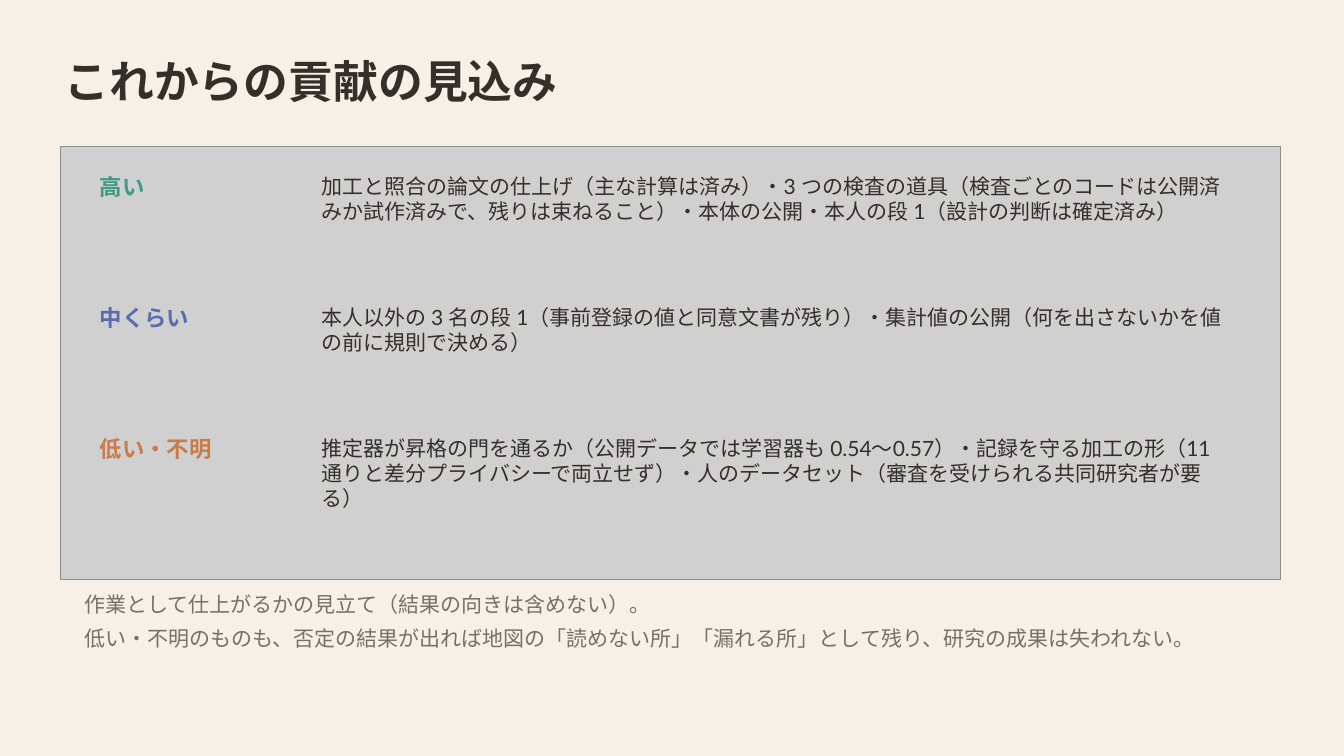
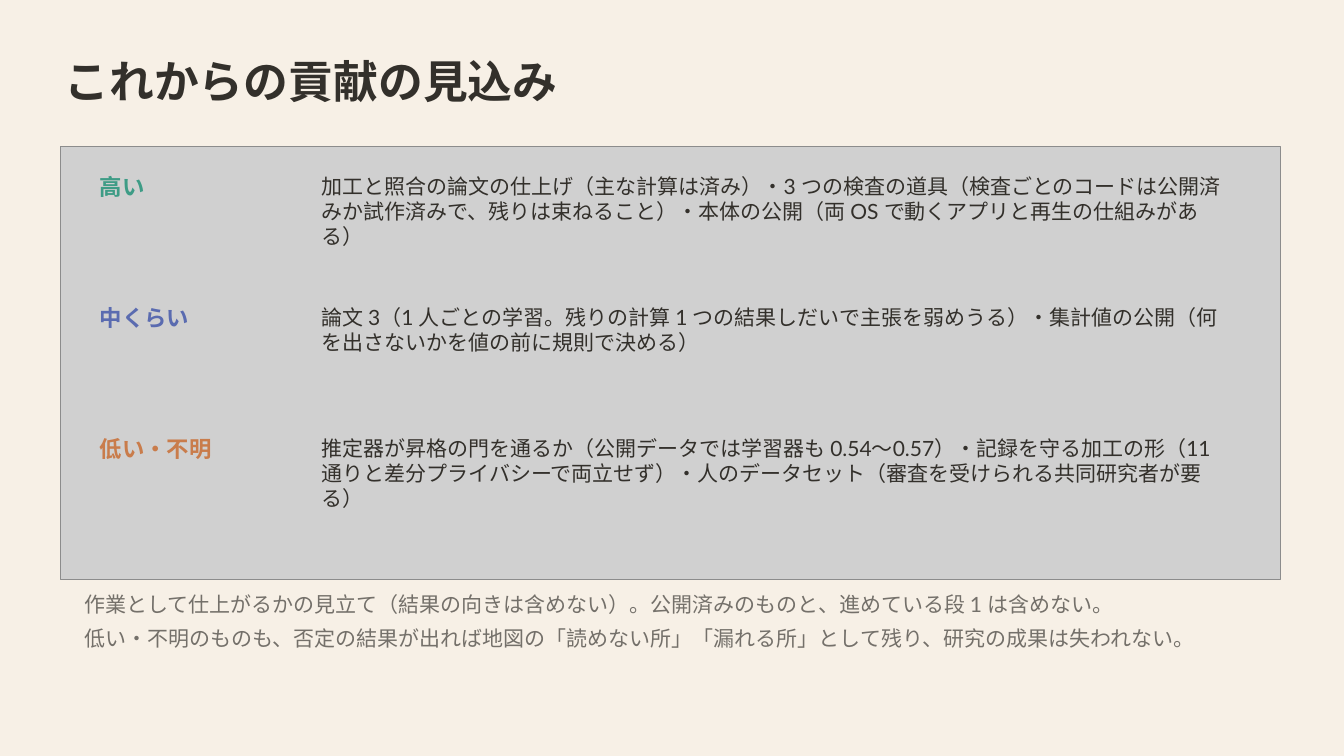
Before and after one commit to mikotomiura/GSE-prototype, a slide deck: slide 24 of docs/slides/project-overview/GSE_project_detail.pptx. Drawn at 1344x756 pixels with LibreOffice and Linux fonts; fonts in the diff are those of the drawing; grey boxes stand for pictures. Boxes give left, top, right and bottom in pixels: in the first picture for what was removed or moved away, otherwise in the second. Text is boxed around its words. In the diff, an @@ line names an element or a change of style, - is before the commit and + after.

```diff
--- a/docs/slides/project-overview/GSE_project_detail.pptx
+++ b/docs/slides/project-overview/GSE_project_detail.pptx
@@ text at (x1=322, y1=176, x2=1221, y2=246): text changed @@
-加工と照合の論文の仕上げ（主な計算は済み）・3 つの検査の道具（検査ごとのコードは公開済みか試作済みで、残りは束ねること）・本体の公開・本人の段 1（設計の判断は確定済み）
+加工と照合の論文の仕上げ（主な計算は済み）・3 つの検査の道具（検査ごとのコードは公開済みか試作済みで、残りは束ねること）・本体の公開（両 OS で動くアプリと再生の仕組みがある）
@@ text at (x1=322, y1=307, x2=1217, y2=352): text changed @@
-本人以外の 3 名の段 1（事前登録の値と同意文書が残り）・集計値の公開（何を出さないかを値の前に規則で決める）
+論文 3（1 人ごとの学習。残りの計算 1 つの結果しだいで主張を弱めうる）・集計値の公開（何を出さないかを値の前に規則で決める）
@@ text at (x1=85, y1=594, x2=1113, y2=614): text changed @@
-作業として仕上がるかの見立て（結果の向きは含めない）。
+作業として仕上がるかの見立て（結果の向きは含めない）。公開済みのものと、進めている段 1 は含めない。
```
Also in this commit, not shown: 3 other files.
